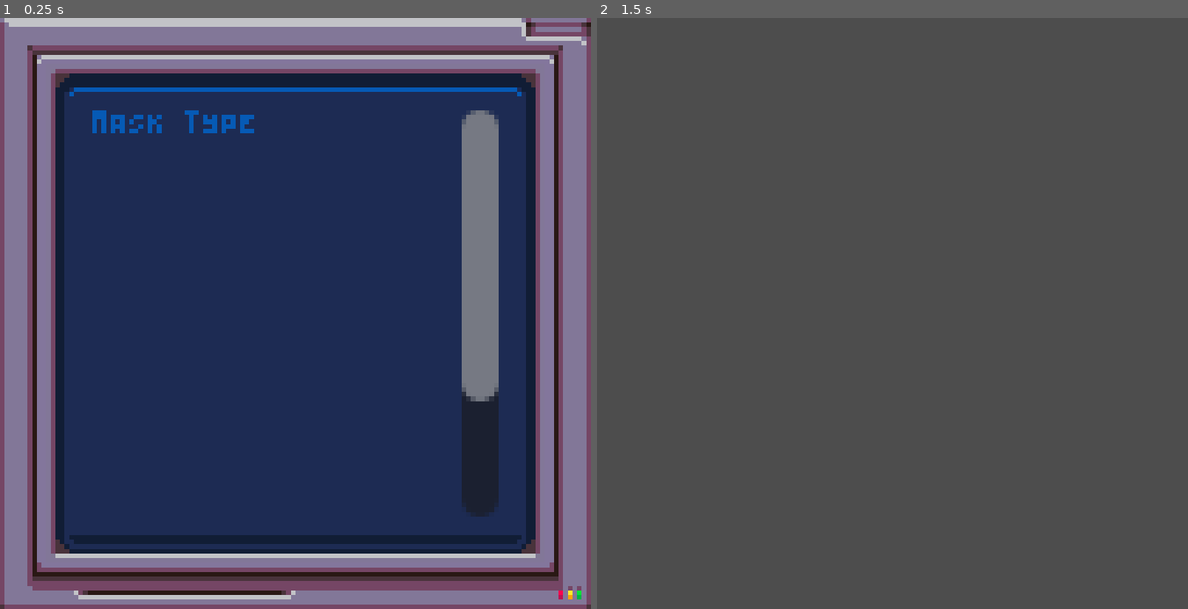
Above: before the commit, frames 1-2 (left to right).
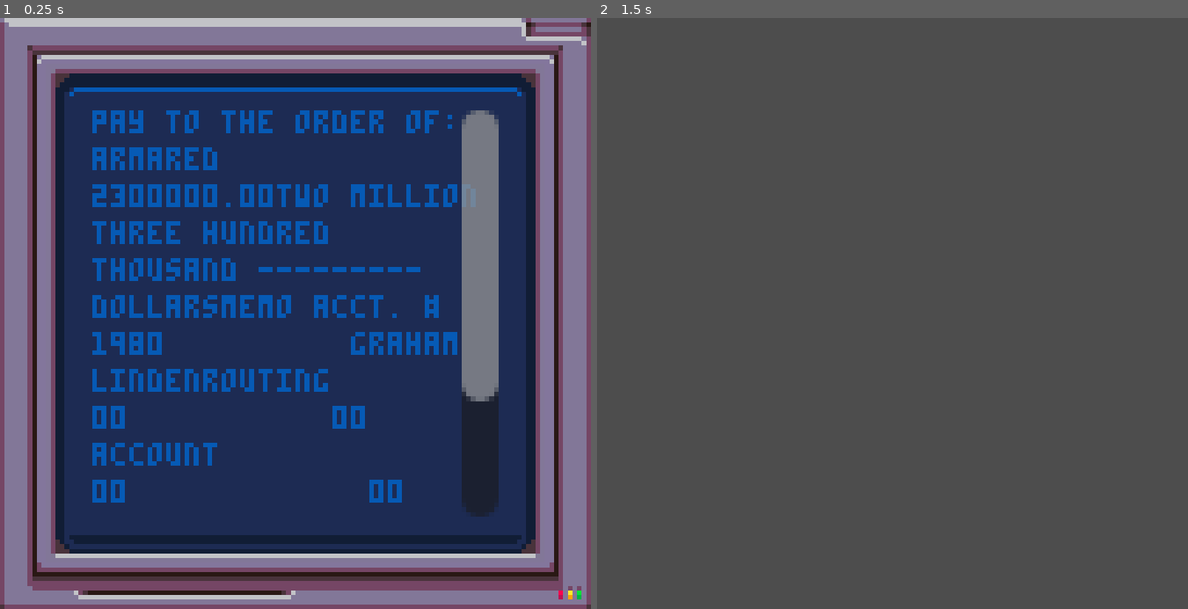
Above: after the commit, the same moments.

Repository: dwexel/global_game_jam_2026
Game: Godot game, scene res://evidence-computer.tscn
Same seed, same stepped clock (60 frames per second), same inputs: the game is played once before the commit and once after it. This scene is started directly instead of the project's main scene.
Inputs:
- Up to frame 1 (0.25 s): no input
- Up to frame 2 (1.5 s): tap Enter at 0.5 s; hold D (right) 0.53-1.28 s; tap Space at 1.25 s; hold S (down) from 1.28 s (still down)

The runs differ from the first frame. In frame 1, 7.4% of the frame differs, in the area x 15-78%, y 15-82%; in frame 2, nothing differs.

Commit message:
pulls a random file from the directory on spawn

Diff:
--- a/evidence-paper.gd
+++ b/evidence-paper.gd
@@ -3,14 +3,40 @@
 @onready var evidence: Control = $"."
 @onready var label: Label = $PanelContainer/ScrollContainer/Label
 
+var documents_all = []
+
 func _ready() -> void:
 	# loads the actual content on instancing
-	var data = read_csv_file("res://assets/documents-library.csv")
-	label.text = data[0][0]
-	print("label.text ", label.text)
-	print("data ", data[0][0])
+	var files = list_files_in_directory("res://assets/Txt Files for Ryan/")
+	var full_text = ""
+
+	for textx in files.pick_random():
+		for texty in textx:
+			full_text += texty
+
+	label.text = full_text
 	evidence.position = Vector2(0,0)
 	evidence.size = Vector2(128, 128)
+
+func list_files_in_directory(path: String) -> Array:
+	# Use the static method for convenience
+	var files: PackedStringArray = DirAccess.get_files_at(path)
+
+	if files.is_empty():
+		print("No files found or an error occurred when trying to access the path.")
+		return []
+
+	print("Files in directory: " + path)
+	for file_name in files:
+		# Construct the full path if needed, e.g., for loading the resource
+		var full_path = path.path_join(file_name)
+		print(full_path)
+		var current_file = read_csv_file(full_path)
+		documents_all.append(current_file)
+		# To load a resource dynamically:
+		# var loaded_resource = ResourceLoader.load(full_path)
+	print("documents ", documents_all)
+	return documents_all
 
 func read_csv_file(file_path):
 	var file = FileAccess.open(file_path, FileAccess.READ)
Not shown, added: assets/Txt Files for Ryan/Accounting - Chat log - Paying security.txt
Not shown, added: assets/Txt Files for Ryan/Accounting - Email - Misplaced Money.txt
Not shown, added: assets/Txt Files for Ryan/Accounting-Doc-Subject.txt
Not shown, added: assets/Txt Files for Ryan/Accounting-Email-ARMAREDFailure.txt
Not shown, added: assets/Txt Files for Ryan/Bribe - Item - Mars rocks.txt
Not shown, added: assets/Txt Files for Ryan/Bribes-Check-MilitaryThanks.txt
Not shown, added: assets/Txt Files for Ryan/Eco waste - Audio transcription - Data farms.txt
Not shown, added: assets/Txt Files for Ryan/Eco waste - Chat log - Waste dump.txt
Not shown, added: assets/Txt Files for Ryan/HR - Email - Security issue.txt
Not shown, added: assets/Txt Files for Ryan/HR - Memo - No lunch.txt
Not shown, added: assets/Txt Files for Ryan/HR-Email-NeuroscientistFired.txt
Not shown, added: assets/Txt Files for Ryan/Lawsuit - Chat log - VP arrest.txt
(and 2 more such lines)
